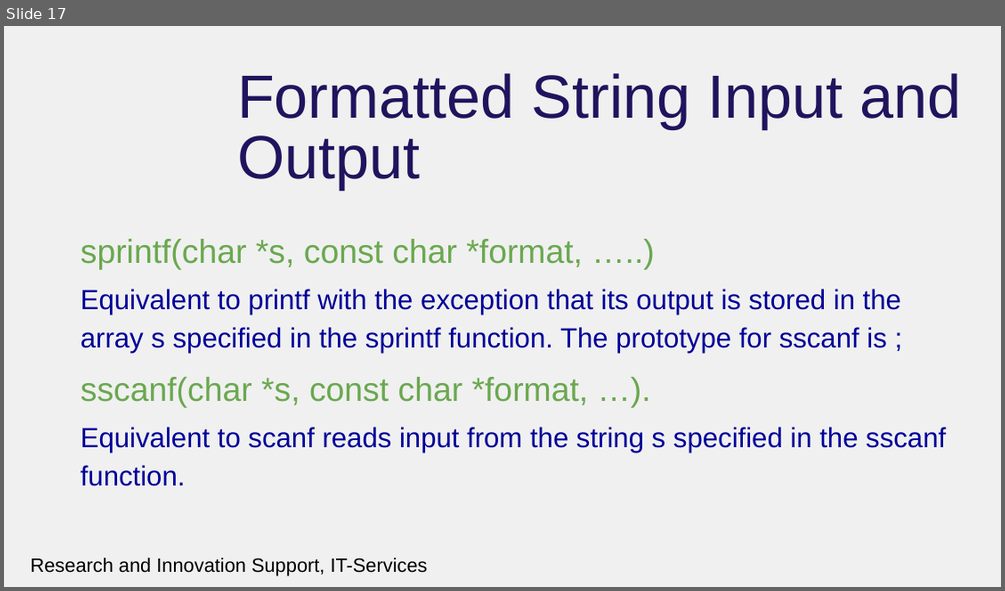
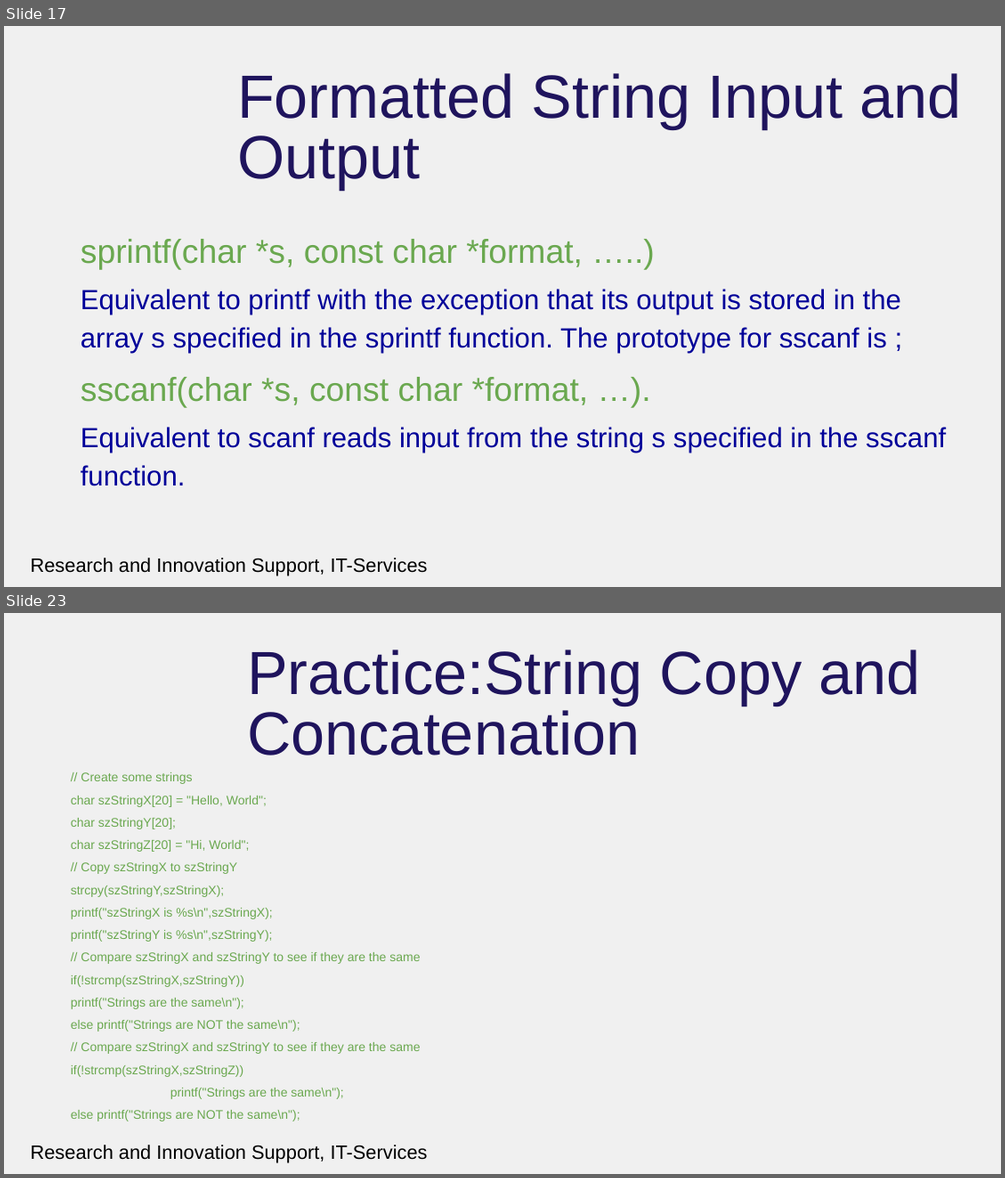
Before and after one commit to rcgsheffield/introc, a slide deck: archive/presentations/FurtherDataTypesandFileProcessing.pptx. Shown one above the other, each under a label of ours: slide 17 before the commit, slides 17 and 23 after it; the slides between them are not shown. The pictures are 1005x591 and 1005x1178 pixels, drawn with LibreOffice and Linux fonts; fonts in the diff are those of the drawing; background and template pictures are left out. Boxes give left, top, right and bottom in pixels: in the first picture for what was removed or moved away, otherwise in the second. Text is boxed around its words. In the diff, an @@ line names an element or a change of style, - is before the commit and + after.

Commit message:
update string processing 1  Please enter the commit message for your changes. Lines starting

```diff
--- a/archive/presentations/FurtherDataTypesandFileProcessing.pptx
+++ b/archive/presentations/FurtherDataTypesandFileProcessing.pptx
@@ slide 23 added at (4, 613, 1001, 1174), background #F0F0F0; not listed: 1 template element that a slide beside it also shows @@
@@ title added at (247, 649, 921, 755), 44 pt, text #1F145D @@
+Practice:String Copy and Concatenation
@@ text added at (71, 772, 420, 1121), 9 pt, text #6AA84F @@
+// Create some strings
+char szStringX[20] = "Hello, World";
+char szStringY[20];
+char szStringZ[20] = "Hi, World";
+// Copy szStringX to szStringY
+strcpy(szStringY,szStringX);
+printf("szStringX is %s\n",szStringX);
+printf("szStringY is %s\n",szStringY);
+// Compare szStringX and szStringY to see if they are the same
+if(!strcmp(szStringX,szStringY))
+printf("Strings are the same\n");
+else printf("Strings are NOT the same\n");
+// Compare szStringX and szStringY to see if they are the same
+if(!strcmp(szStringX,szStringZ))
+printf("Strings are the same\n");
+else printf("Strings are NOT the same\n");
```
Also in this commit, not shown: 10 other slides added, 7 other files.
